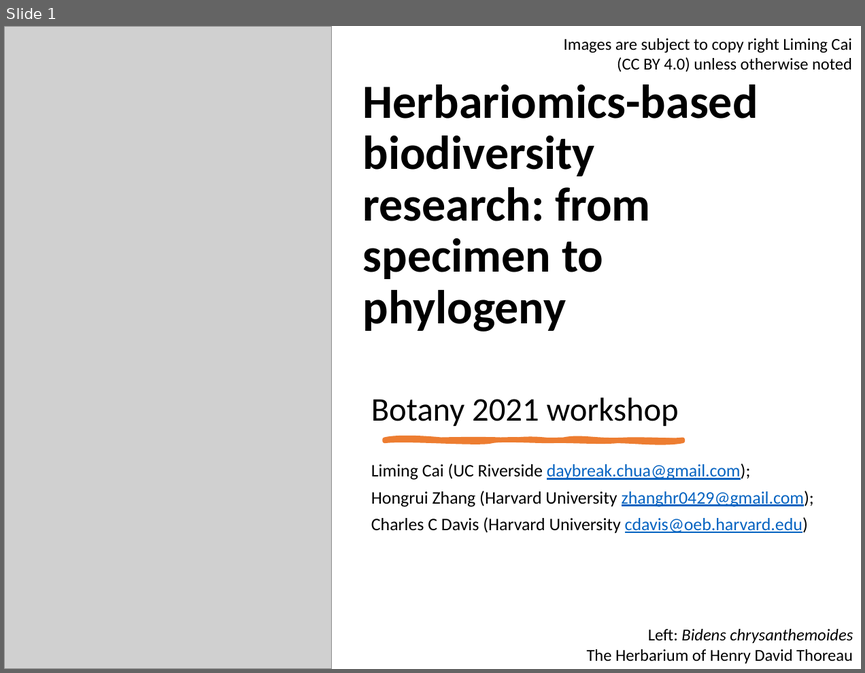
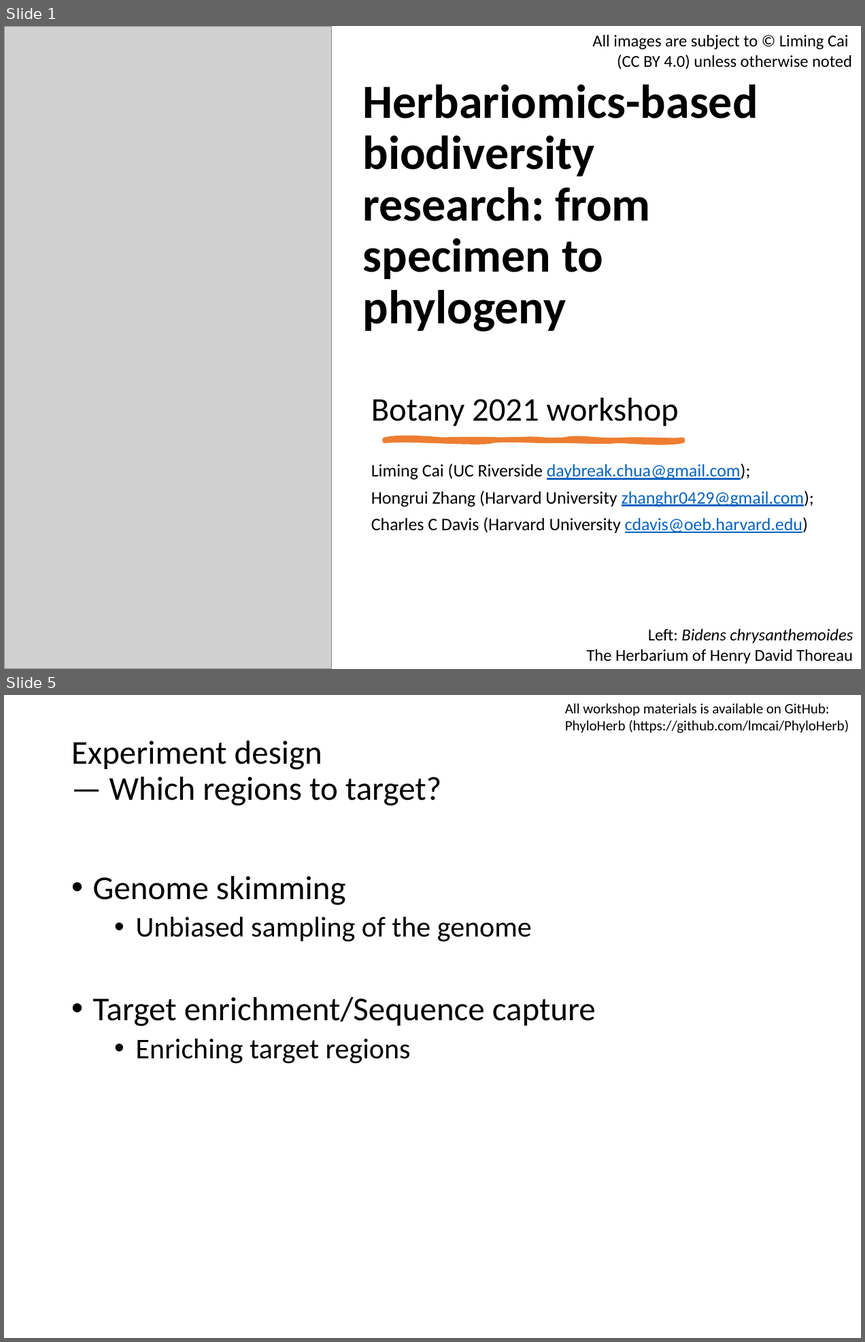
Before and after one commit to lmcai/PhyloHerb, a slide deck: botany2021_tutorial/PhyloHerb_botany2021.pptx. Shown one above the other, each under a label of ours: slide 1 before the commit, slides 1 and 5 after it; the slides between them are not shown. The pictures are 865x673 and 865x1342 pixels, drawn with LibreOffice and Linux fonts; fonts in the diff are those of the drawing; grey boxes stand for pictures. Boxes give left, top, right and bottom in pixels: in the first picture for what was removed or moved away, otherwise in the second. Text is boxed around its words. In the diff, an @@ line names an element or a change of style, - is before the commit and + after.

```diff
--- a/botany2021_tutorial/PhyloHerb_botany2021.pptx
+++ b/botany2021_tutorial/PhyloHerb_botany2021.pptx
@@ slide 5 added at <box>4,695,861,1338</box>, background #FFFFFF @@
@@ text added at <box>565,703,849,733</box>, 12 pt, text #000000 @@
+All workshop materials is available on GitHub:
+PhyloHerb (https://github.com/lmcai/PhyloHerb)
@@ title added at <box>71,741,441,806</box>, 28 pt, text #000000 @@
+Experiment design
+— Which regions to target?
@@ text added at <box>93,876,596,1064</box>, 24 pt, text #000000 @@
+• Genome skimming
+  • Unbiased sampling of the genome
+• Target enrichment/Sequence capture
+  • Enriching target regions
@@ slide 1 changed as well @@
@@ text at <box>592,35,852,70</box>: text changed @@
-Images are subject to copy right Liming Cai (CC BY 4.0) unless otherwise noted
+All images are subject to © Liming Cai
+(CC BY 4.0) unless otherwise noted
```
Also in this commit, not shown: 2 other slides changed, 7 other slides added, 3 slides removed.
